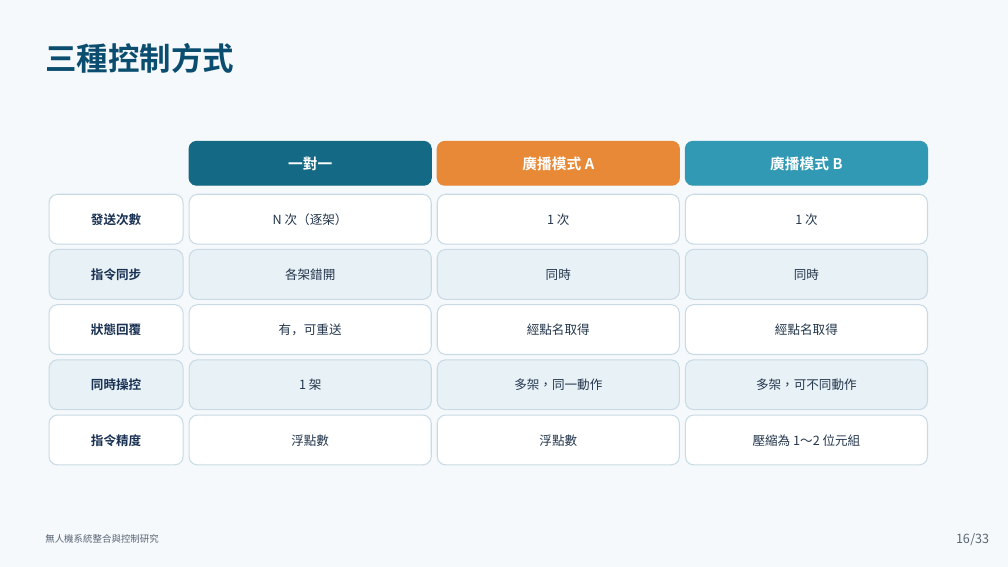
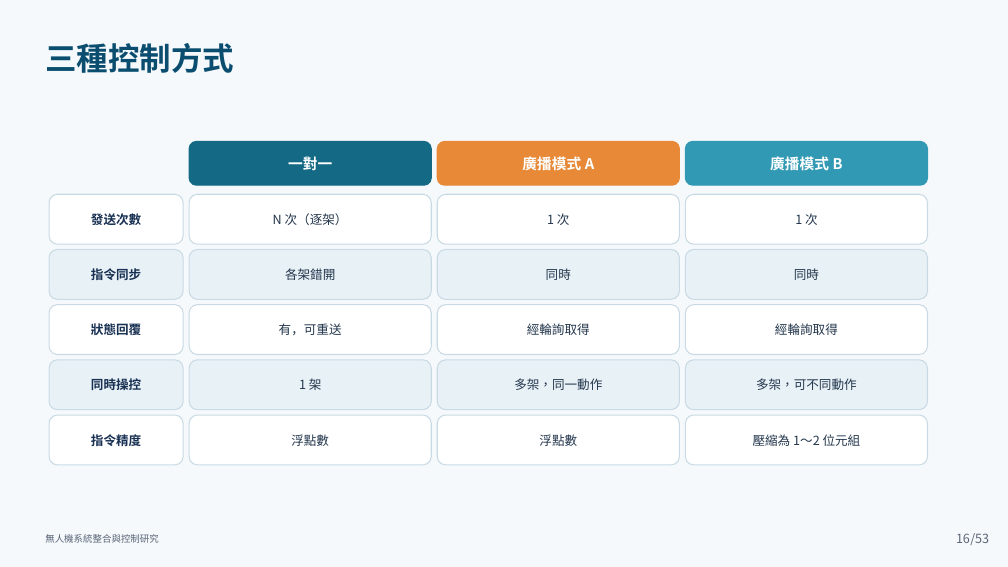
Before and after one commit to lingken1028/-, a slide deck: slide 16 of 無人機系統整合與控制研究_口試簡報 (2).pptx. Drawn at 1008x567 pixels with LibreOffice and Linux fonts; fonts in the diff are those of the drawing. Boxes give left, top, right and bottom in pixels: in the first picture for what was removed or moved away, otherwise in the second. Text is boxed around its words. In the diff, an @@ line names an element or a change of style, - is before the commit and + after.

```diff
--- a/無人機系統整合與控制研究_口試簡報 (2).pptx
+++ b/無人機系統整合與控制研究_口試簡報 (2).pptx
@@ text at (527, 323, 590, 335): text changed @@
-經點名取得
+經輪詢取得
@@ text at (775, 323, 838, 335): text changed @@
-經點名取得
+經輪詢取得
@@ text at (970, 533, 989, 545): text changed @@
-/33
+/53
```
Also in this commit, not shown: 52 other slides changed.
